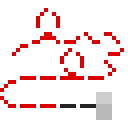
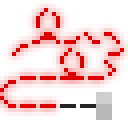
Layered file, before and after one edit (128 × 128). Changes by layer:
added layer "Layer 10" above "Layer 9" over [0, 0, 128, 116]
